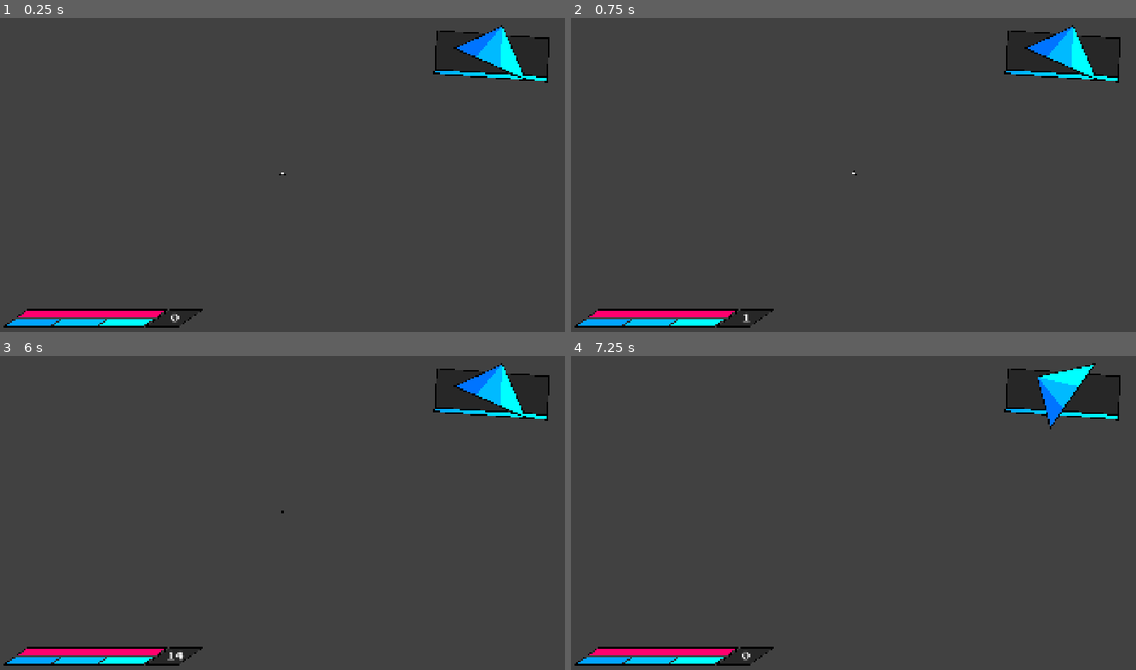
Above: before the commit, frames 1-4 (two rows, left to right).
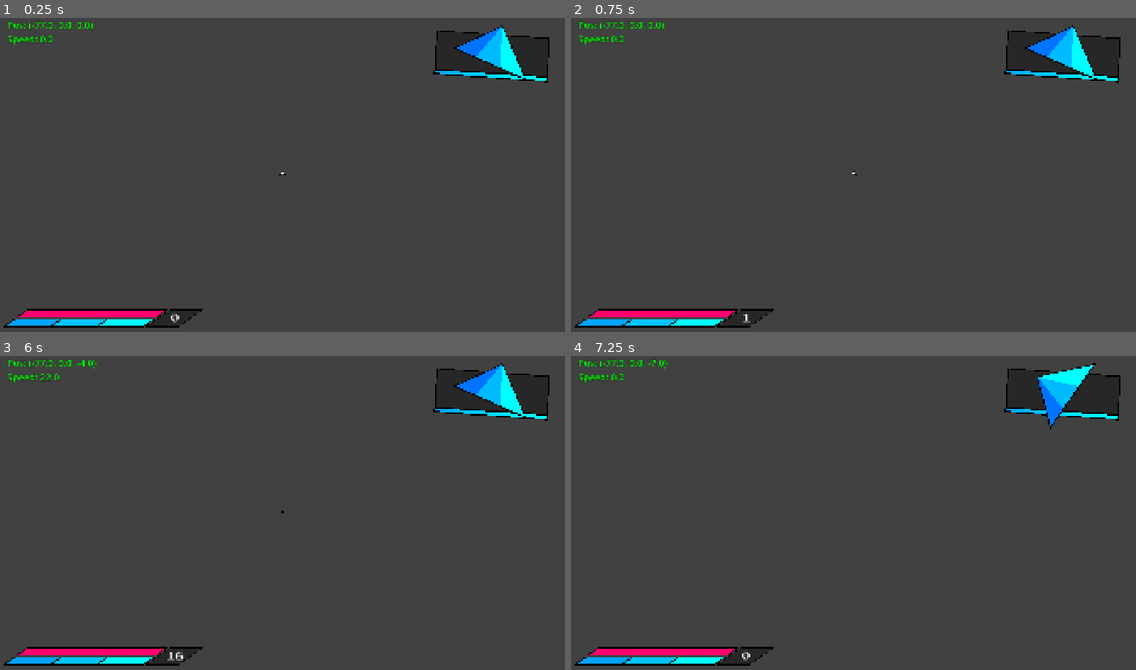
Above: after the commit, the same moments.

Repository: azlaan69/project-winston
Game: Godot game, scene res://assets/scenes/levels/root.tscn
Two runs of this game, one before a commit and one after it. Both use one fixed random seed, a clock stepped at 60 frames per second and the inputs below.
Inputs (mouse positions are in pixels of both pictures, inside the frame that each line leads up to):
- Up to frame 1 (0.25 s): no input
- Up to frame 2 (0.75 s): tap Enter at 0.5 s; move the mouse to (977, 159) at 0.52 s; tap A (a) at 0.6 s; click (977, 159) at 0.67 s
- Up to frame 3 (6 s): tap D (d) at 0.8, 1.35, 5.3 s; tap F12 (reset) at 1.25, 2, 5, 5.75 s; move the mouse to (254, 513) at 1.27 s; click (254, 513) at 1.42 s; tap Q (q) at 1.55, 2.1 s; move the mouse to (293, 506) at 2.02 s; hold R (r) 2.03-2.78 s; click (293, 506) at 2.17 s; move the mouse to (276, 516) at 2.77 s; tap R (r) at 2.85 s; click (276, 516) at 2.92 s; tap S (s) at 3.05, 3.6 s; move the mouse to (322, 516) at 3.52 s; click (322, 516) at 3.67 s; tap W (w) at 3.8, 4.35 s; move the mouse to (237, 506) at 4.27 s; click (237, 506) at 4.42 s; tap A (a) at 4.55, 5.1 s; move the mouse to (288, 513) at 5.02 s; click (288, 513) at 5.17 s; move the mouse to (259, 506) at 5.77 s; tap Ctrl (ctrl) at 5.85 s; click (259, 506) at 5.92 s
- Up to frame 4 (7.25 s): tap Q (q) at 6.05 s; move the mouse to (881, 509) at 6.52 s; hold R (r) from 6.53 s (still down); tap D (d) at 6.6 s; click (881, 509) at 6.67 s

The runs differ from the first frame. In frame 1, 0.3% of the frame differs, in the area x 1-17%, y 1-9%; in frame 2, 0.3%; in frame 3, 0.3%, in the area x 1-33%, y 1-98%; in frame 4, 0.3%.

Commit message:
sorry gng, i forgot what i was doing so no features

Diff:
--- /dev/null
+++ b/assets/scenes/enemies/dummy.gd
@@ -0,0 +1,28 @@
+extends BaseEnemy
+
+var movement: Vector3
+
+func _physics_process(delta: float) -> void:
+	super(delta)
+	if player:
+		distance = (player.global_position - global_position)
+
+	dir = distance.normalized()
+
+	if distance.length() <= 30.0 and current_state == state.IDLE: current_state = state.CHASE
+	elif distance.length() >= 40.0 and current_state == state.CHASE: current_state = state.IDLE
+
+	match current_state:
+		state.IDLE:
+			movement = movement.lerp(Vector3.ZERO, delta)
+		state.CHASE:
+			var flat_dir = Vector3(dir.x, 0, dir.z).normalized()
+			var target_rot = Basis.looking_at(flat_dir, Vector3.UP)
+			transform.basis = transform.basis.slerp(target_rot, 16.0 * delta)
+			var target_speed = -transform.basis.z * speed
+			movement = movement.lerp(target_speed, 10.0 * delta)
+
+	velocity.x = movement.x
+	velocity.z = movement.z
+
+	move_and_slide()
--- a/assets/scenes/enemies/dummy.tscn
+++ b/assets/scenes/enemies/dummy.tscn
@@ -1,6 +1,6 @@
 [gd_scene format=3 uid="uid://bfp16fplvf7ap"]
 
-[ext_resource type="Script" uid="uid://cmf1lu5ric0jv" path="res://assets/scripts/dummy.gd" id="1_gtj52"]
+[ext_resource type="Script" uid="uid://cv33jmekl326q" path="res://assets/scenes/enemies/dummy.gd" id="1_7wuf0"]
 
 [sub_resource type="CapsuleShape3D" id="CapsuleShape3D_seyvw"]
 radius = 0.75
@@ -16,7 +16,7 @@
 [sub_resource type="CapsuleMesh" id="CapsuleMesh_seyvw"]
 
 [sub_resource type="BoxMesh" id="BoxMesh_seyvw"]
-size = Vector3(0.5, 0.5, 0.1)
+size = Vector3(0.2, 0.2, 1)
 
 [sub_resource type="Animation" id="Animation_l8v81"]
 resource_local_to_scene = true
@@ -87,7 +87,8 @@
 height = 1.0
 
 [node name="dummy" type="CharacterBody3D" unique_id=826447682]
-script = ExtResource("1_gtj52")
+script = ExtResource("1_7wuf0")
+hp = 15.0
 
 [node name="CollisionShape3D" type="CollisionShape3D" parent="." unique_id=1877766720]
 transform = Transform3D(1, 0, 0, 0, 1, 0, 0, 0, 1, 0, 0.25, 0)
@@ -98,13 +99,14 @@
 mesh = SubResource("CapsuleMesh_seyvw")
 
 [node name="MeshInstance3D2" type="MeshInstance3D" parent="." unique_id=1380386945]
-transform = Transform3D(1, 0, 0, 0, 1, 0, 0, 0, 1, 0, 0.5, 0.5)
+transform = Transform3D(0.70710677, -0.70710677, 0, 0.70710677, 0.70710677, 0, 0, 0, 1, -0.5, 0.5, -1)
 mesh = SubResource("BoxMesh_seyvw")
 
 [node name="AnimationPlayer" type="AnimationPlayer" parent="." unique_id=1694724096]
 libraries/ = SubResource("AnimationLibrary_bf3um")
 
 [node name="Area3D" type="Area3D" parent="." unique_id=1063320374]
+transform = Transform3D(1, 0, 0, 0, 1, 0, 0, 0, 1, -0.5, 0, 0)
 
 [node name="CollisionShape3D" type="CollisionShape3D" parent="Area3D" unique_id=1952962249]
 transform = Transform3D(1, 0, 0, 0, -4.371139e-08, -1, 0, 1, -4.371139e-08, 0, 0.5, 1)
--- a/assets/scenes/levels/playground.tscn
+++ b/assets/scenes/levels/playground.tscn
@@ -107,6 +107,11 @@
 sides = 16
 smooth_faces = false
 
+[node name="randomsewer1cutout21" type="CSGBox3D" parent="." unique_id=174285648]
+transform = Transform3D(1, 0, 0, 0, 0.25881934, -0.9659268, 0, 0.9659268, 0.25881934, -98, 12.430202, 16.389816)
+operation = 2
+size = Vector3(13, 12, 8.151855)
+
 [node name="randomsewer1cutout3" type="CSGBox3D" parent="." unique_id=1569891023]
 transform = Transform3D(-0.6678827, -0.7442658, 7.376075e-06, 0.74426585, -0.66788256, 1.7285347e-06, 2.95043e-06, 7.4505806e-07, 0.99999976, 77.293045, 66.2598, 33.00004)
 operation = 2
--- a/assets/scenes/player/player.tscn
+++ b/assets/scenes/player/player.tscn
@@ -547,7 +547,7 @@
 "times": PackedFloat32Array(0, 0.041666668, 0.083333336, 0.125, 0.16666667),
 "transitions": PackedFloat32Array(1, 1, 1, 1, 1),
 "update": 1,
-"values": [Vector3(-0.862, 0.805, -1.587), Vector3(-0.84764093, 0.86070025, -1.587), Vector3(-0.6620579, 0.955463, -1.587), Vector3(0.008663997, 0.9979688, -1.587), Vector3(1.1511481, 1.0059259, -1.587)]
+"values": [Vector3(-0.862, 0.805, -1.587), Vector3(-0.848, 1.521, -1.587), Vector3(-0.662, 1.5, -1.587), Vector3(0.009, 1.5, -1.587), Vector3(1.151, 1.686, -1.587)]
 }
 tracks/1/type = "value"
 tracks/1/imported = false
@@ -559,7 +559,7 @@
 "times": PackedFloat32Array(0, 0.041666668, 0.083333336, 0.125, 0.16666667),
 "transitions": PackedFloat32Array(1, 1, 1, 1, 1),
 "update": 1,
-"values": [Vector3(-0.66497046, 4.438372, 1.6057029), Vector3(-0.26241094, 5.003546, 1.7707163), Vector3(0.34051293, 5.660002, 1.9804235), Vector3(0.3122094, 4.8423204, 1.8155515), Vector3(-0.21021515, 2.7641494, 1.3364698)]
+"values": [Vector3(-0.66497046, 4.438372, 1.6057029), Vector3(-0.2617994, 5.003859, -1.7715092), Vector3(0.3403392, 5.660103, -1.9809487), Vector3(0.31241393, 4.841543, -1.8151424), Vector3(-0.20943952, 2.7646015, -1.3264502)]
 }
 tracks/2/type = "value"
 tracks/2/imported = false
@@ -1242,7 +1242,6 @@
 player = NodePath("../..")
 
 [node name="Label" type="Label" parent="Overlay/HUD" unique_id=1065309724]
-visible = false
 layout_mode = 0
 offset_left = 25.0
 offset_top = 10.0
--- /dev/null
+++ b/assets/scripts/base_enemy.gd
@@ -0,0 +1,39 @@
+class_name BaseEnemy
+extends CharacterBody3D
+
+@export var hp = 100.0
+@export var speed = 5.0
+@export var has_gravity = true
+
+var player = null
+
+var iframe_timer = 0.0
+var distance = Vector3.ZERO
+var dir = distance.normalized()
+
+enum state { IDLE, CHASE, TELEGRAPH, ATTACK, COOLDOWN }
+var current_state = state.IDLE
+
+func _ready() -> void:
+	player = get_tree().get_first_node_in_group("player")
+
+func _physics_process(delta: float) -> void:
+
+	if has_gravity and not is_on_floor():
+		velocity += get_gravity() * delta
+
+	if iframe_timer > 0.0: iframe_timer -= delta
+
+	if hp <= 0:
+		die()
+
+	move_and_slide()
+
+func hit(hit_data: Dictionary) -> void:
+	if iframe_timer > 0.0: return
+	var dmg: float = float(hit_data.get("damage", 0.0))
+	hp -= dmg
+	iframe_timer = 0.2
+
+func die() -> void:
+	queue_free()
--- a/assets/scripts/dummy.gd
+++ /dev/null
@@ -1,56 +0,0 @@
-extends CharacterBody3D
-
-const SPEED = 5.0
-const JUMP_VELOCITY = 4.5
-
-var hp = 100.0
-var player = null
-
-var iframe_timer = 0.0
-
-var dir = Vector3.ZERO
-@onready var anim = $AnimationPlayer
-
-func _ready() -> void:
-	player = get_tree().get_first_node_in_group("player")
-
-	var mesh_node = $MeshInstance3D
-	if mesh_node.material_override:
-		mesh_node.material_override = mesh_node.material_override.duplicate()
-
-
-func _physics_process(delta: float) -> void:
-
-	if not is_on_floor():
-		velocity += get_gravity() * delta
-
-	if player:
-		dir = (player.global_position - global_position).normalized()
-		var flat_dir = Vector3(dir.x, 0, dir.z).normalized()
-		if flat_dir.length_squared() > 0.01:
-			var target = Basis.looking_at(-flat_dir, Vector3.UP)
-			transform.basis = transform.basis.slerp(target, 5.0 * delta)
-
-	if iframe_timer > 0.0: iframe_timer -= delta
-
-	var movement = transform.basis.z * SPEED
-	velocity.x = movement.x
-	velocity.z = movement.z
-
-	if hp <= 0:
-		die()
-
-	move_and_slide()
-
-func hit(hit_data: Dictionary) -> void:
-	if iframe_timer > 0.0: return
-	var dmg: float = float(hit_data.get("damage", 0.0))
-	hp -= dmg
-	iframe_timer = 0.2
-	#anim.play("hit")
-	var tween = create_tween()
-	tween.tween_property($MeshInstance3D.material_override, "albedo_color", Color.WHITE, 0.05)
-	tween.tween_property($MeshInstance3D.material_override, "albedo_color", Color.RED, 0.15)
-
-func die() -> void:
-	queue_free()
--- a/assets/scripts/player.gd
+++ b/assets/scripts/player.gd
@@ -126,7 +126,7 @@
 
 	input_dir = Input.get_vector(input_left, input_right, input_forward, input_back)
 	move_dir = (transform.basis * Vector3(input_dir.x, 0, input_dir.y)).normalized()
-	near_wall = (wallcheck.is_colliding() or wallcheck_r.is_colliding() or wallcheck_l.is_colliding())
+	near_wall = (wallcheck.is_colliding())
 
 	if Input.is_action_just_pressed(input_jump): jump_buffer = 0.2
 	if jump_buffer > 0.0: jump_buffer -= delta
@@ -247,11 +247,11 @@
 			slide_velocity += slide_dir * (slope_accel * delta)
 
 		if downhill:
-			decay = 1.0
+			decay = 0.5
 		elif not is_on_floor() and not is_on_wall() or near_wall:
-			decay = 0.2
+			decay = 0.5
 		else:
-			decay = 8.0
+			decay = 6.0
 
 		slide_velocity = slide_velocity * exp(-decay * delta)
 		if slide_velocity.length_squared() < 4.0: slide_velocity = Vector3.ZERO
@@ -278,6 +278,7 @@
 		if near_wall and not is_on_floor():
 			var wall_normal = wallcheck.get_collision_normal(0)
 			jump_velocity += wall_normal * (velocity.length()) + Vector3(0, 6, 0)
+			move_velocity = Vector3.ZERO
 
 	elif is_on_floor() or is_on_ceiling():
 		jump_velocity = Vector3.ZERO
Not shown, added: assets/scenes/enemies/dummy.gd.uid
Renamed: assets/scripts/dummy.gd.uid -> assets/scripts/base_enemy.gd.uid
